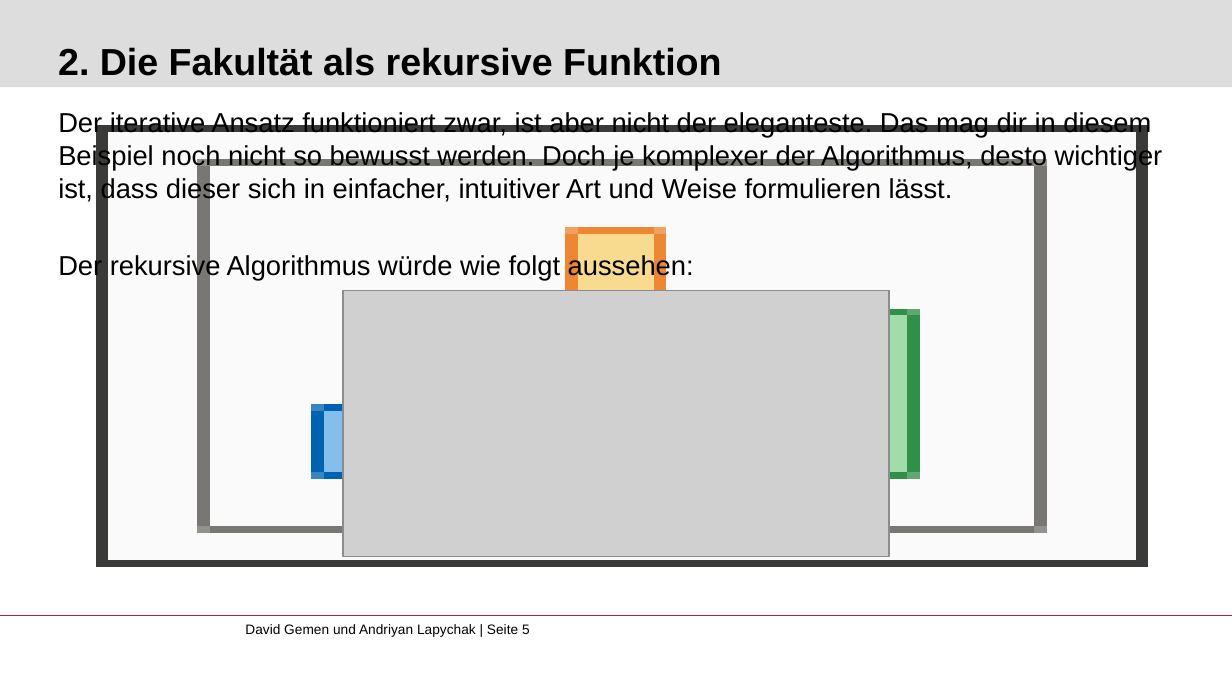
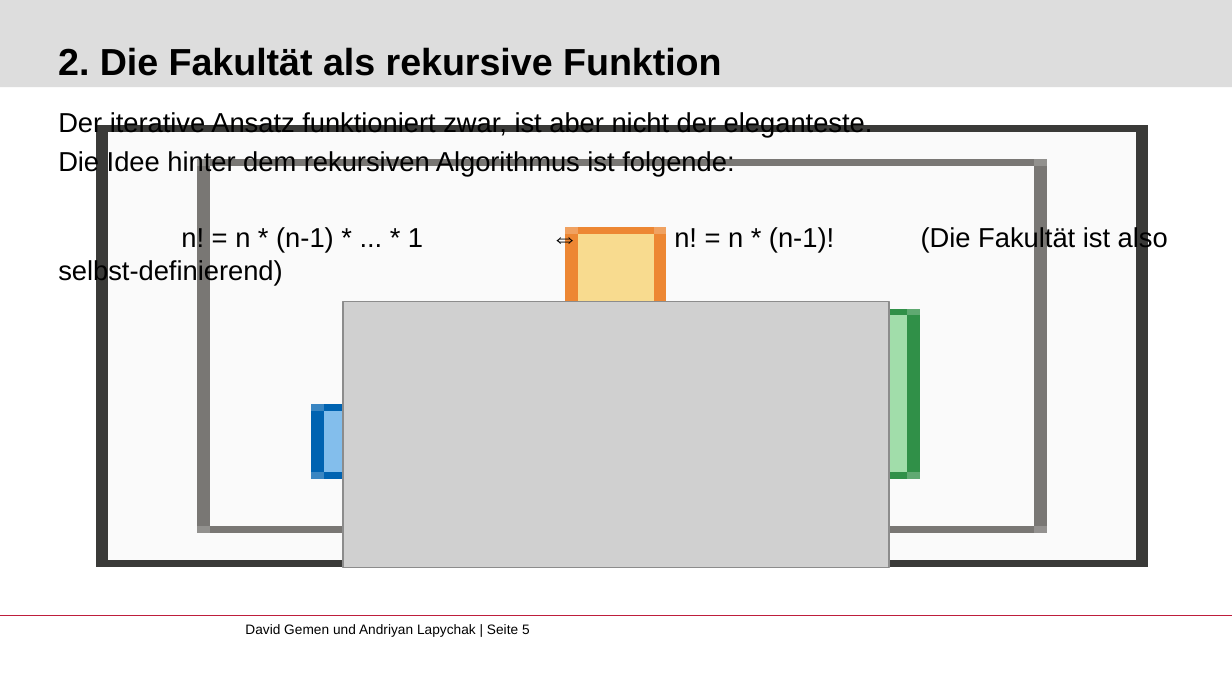
Before and after one commit to gemdav/Programmieren-1-Tutorium, a slide deck: slide 5 of slides/08_recursion_1.pptx. Drawn at 1232x693 pixels with LibreOffice and Linux fonts; fonts in the diff are those of the drawing; grey boxes stand for pictures; background and template pictures are left out. Boxes give left, top, right and bottom in pixels: in the first picture for what was removed or moved away, otherwise in the second. Text is boxed around its words. In the diff, an @@ line names an element or a change of style, - is before the commit and + after.

```diff
--- a/slides/08_recursion_1.pptx
+++ b/slides/08_recursion_1.pptx
@@ text at (x1=58, y1=112, x2=1168, y2=253): text changed @@
-Der iterative Ansatz funktioniert zwar, ist aber nicht der eleganteste. Das mag dir in diesem Beispiel noch nicht so bewusst werden. Doch je komplexer der Algorithmus, desto wichtiger ist, dass dieser sich in einfacher, intuitiver Art und Weise formulieren lässt.
-Der rekursive Algorithmus würde wie folgt aussehen:
+Der iterative Ansatz funktioniert zwar, ist aber nicht der eleganteste.
+Die Idee hinter dem rekursiven Algorithmus ist folgende:
+n! = n * (n-1) * ... * 1 ⇔ n! = n * (n-1)! (Die Fakultät ist also selbst-definierend)
@@ picture moved from (x1=342, y1=291, x2=888, y2=557) to (x1=342, y1=302, x2=888, y2=568) @@
```
Also in this commit, not shown: 5 other slides changed, 1 slide added, 21 other files.
